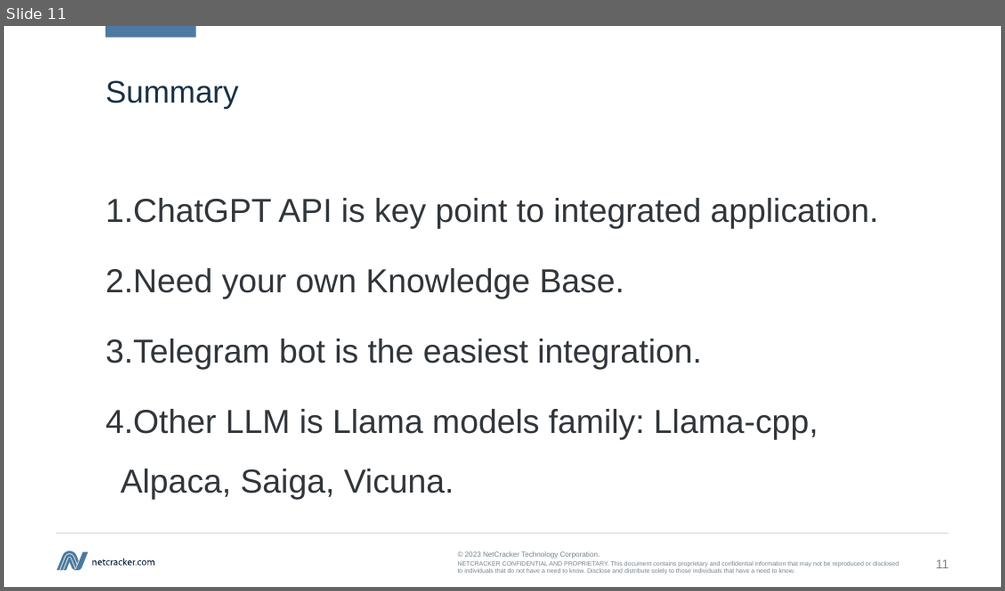
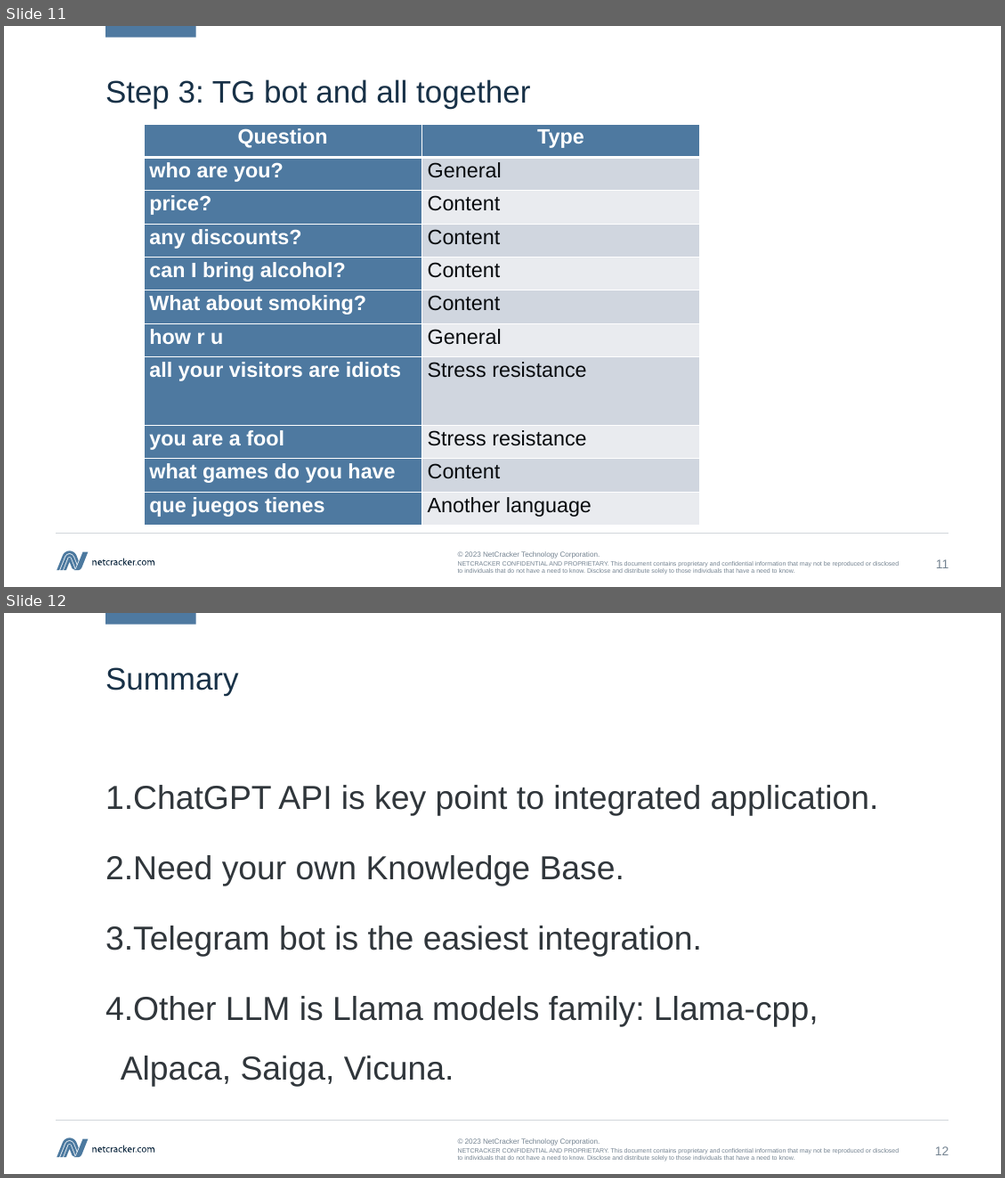
Before and after one commit to kvoloshenko/LLMT_01, a slide deck: TGNotebook/Docs/TGbotChatGPT_01_en.pptx. Shown one above the other, each under a label of ours: slide 11 before the commit, slides 11 and 12 after it. The pictures are 1005x591 and 1005x1178 pixels, drawn with LibreOffice and Linux fonts; fonts in the diff are those of the drawing. Boxes give left, top, right and bottom in pixels: in the first picture for what was removed or moved away, otherwise in the second. Text is boxed around its words. In the diff, an @@ line names an element or a change of style, - is before the commit and + after.

```diff
--- a/TGNotebook/Docs/TGbotChatGPT_01_en.pptx
+++ b/TGNotebook/Docs/TGbotChatGPT_01_en.pptx
@@ slide 11 added at box(4, 26, 1001, 587), background #FFFFFF; not listed: 19 template elements that a slide beside it also shows @@
@@ title added at box(105, 79, 530, 109), 30 pt, text #183147 @@
+Step 3: TG bot and all together
@@ table added at box(144, 124, 700, 525), 11 rows, 2 columns @@
+Question | Type
+who are you? | General
+price? | Content
+any discounts? | Content
+can I bring alcohol? | Content
+What about smoking? | Content
+how r u | General
+all your visitors are idiots | Stress resistance
+you are a fool | Stress resistance
+what games do you have | Content
+que juegos tienes | Another language
@@ what was slide 11 is now slide 12 @@
@@ page number at box(935, 1146, 949, 1155): text changed @@
-11
+12
```
Also in this commit, not shown: 1 slide changed, 3 other files.
